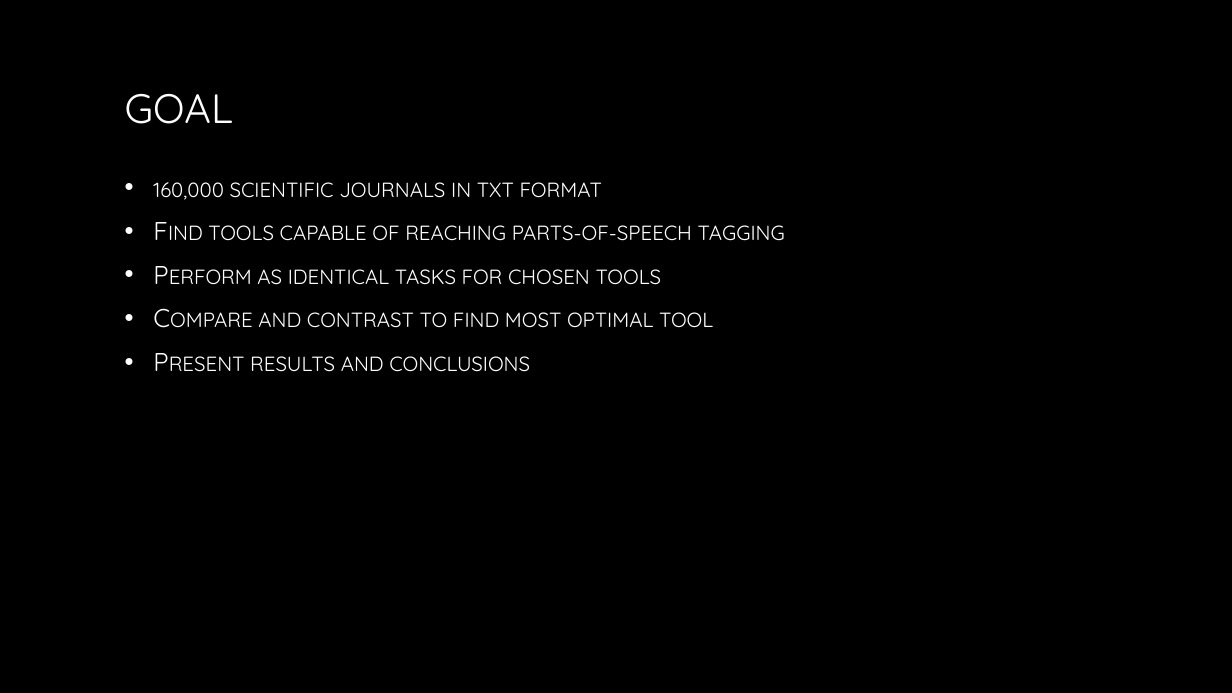
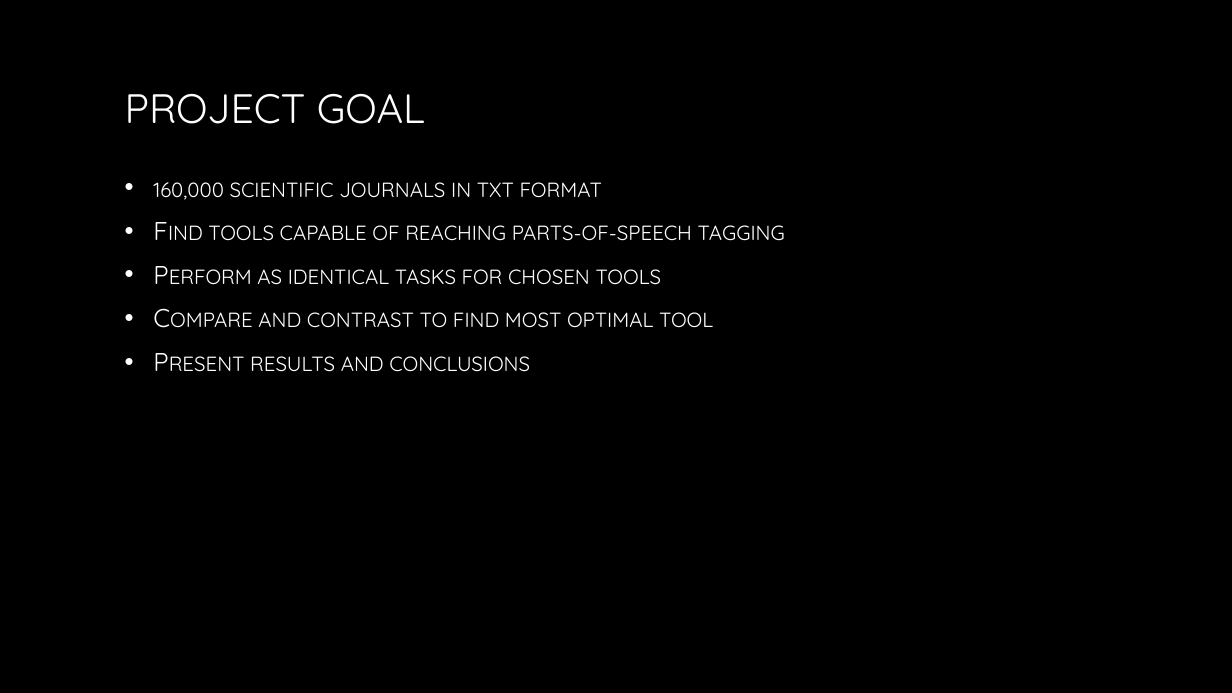
Before and after one commit to jejabour/Aglorithms_NLP, a slide deck: slide 6 of Project_Presentation_Joseph_Jabour.pptx. Drawn at 1232x693 pixels with LibreOffice and Linux fonts; fonts in the diff are those of the drawing; background and template pictures are left out. Boxes give left, top, right and bottom in pixels: in the first picture for what was removed or moved away, otherwise in the second. Text is boxed around its words. In the diff, an @@ line names an element or a change of style, - is before the commit and + after.

Commit message:
Typos in the powerpoint, downloaded the paper

```diff
--- a/Project_Presentation_Joseph_Jabour.pptx
+++ b/Project_Presentation_Joseph_Jabour.pptx
@@ title at (125,94,425,124): text changed @@
-GOAL
+PROJECT GOAL
```
Also in this commit, not shown: 3 other slides changed, 1 other file.
